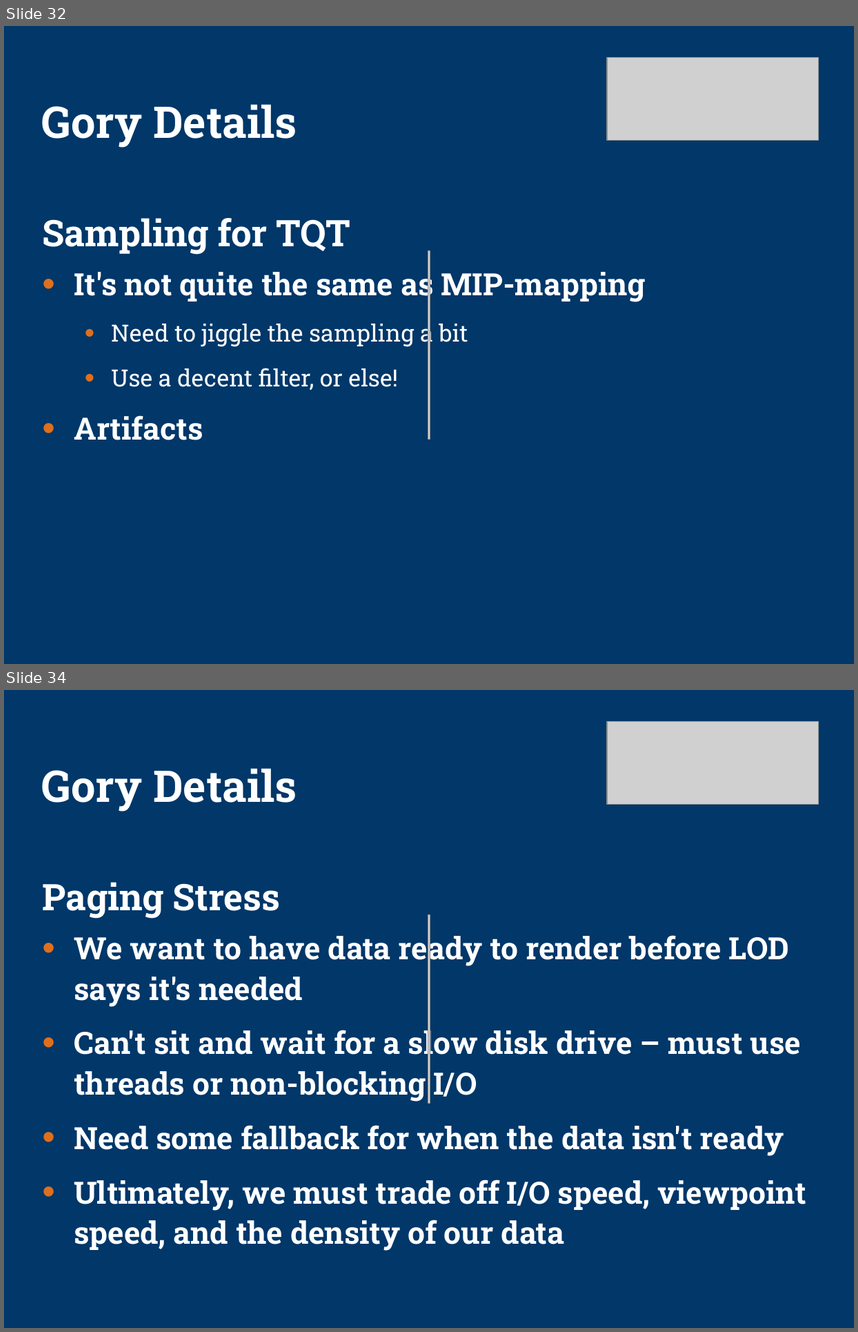
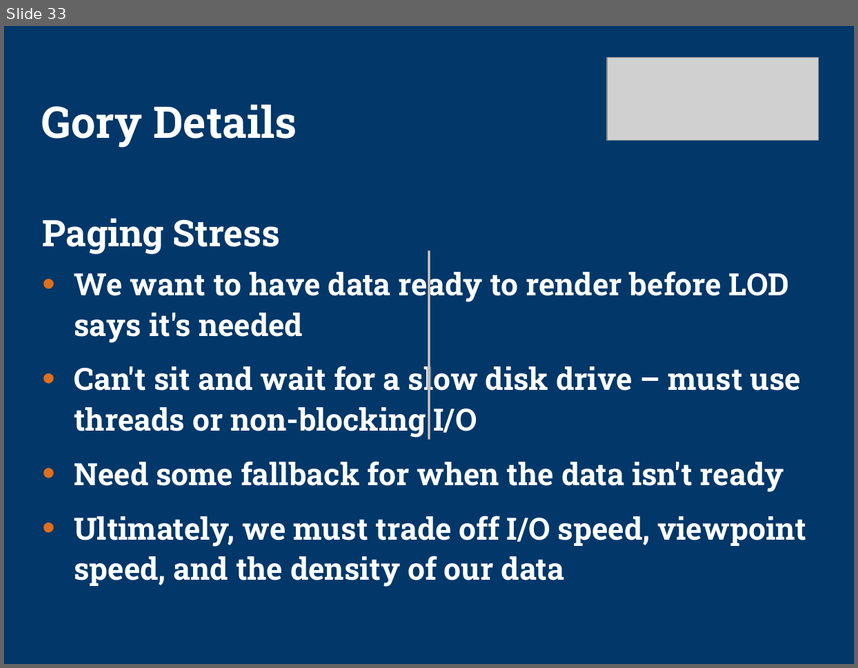
Before and after one commit to kphillisjr/tu-testbed, a slide deck: tu-testbed/docs/sig-preso2.ppt. Shown one above the other, each under a label of ours: slides 32 and 34 before the commit, slide 33 after it; the slides between them are not shown. The pictures are 858x1332 and 858x668 pixels, drawn with LibreOffice and Linux fonts; fonts in the diff are those of the drawing; grey boxes stand for pictures; background and template pictures are left out. Boxes give left, top, right and bottom in pixels: in the first picture for what was removed or moved away, otherwise in the second. Text is boxed around its words. In the diff, an @@ line names an element or a change of style, - is before the commit and + after.

Commit message:
Edited slides.
Modified .chu format so that chunk headers are all at the start of the file -- this makes startup of big datasets much much quicker (since only the first few megs of the file need to be read)

```diff
--- a/tu-testbed/docs/sig-preso2.ppt
+++ b/tu-testbed/docs/sig-preso2.ppt
@@ slide 32 removed at <box>4,26,854,664</box>, background picture (left out) @@
@@ picture removed at <box>606,58,818,140</box> @@
@@ title removed at <box>42,104,297,147</box> @@
-Gory Details
@@ text removed at <box>42,218,646,440</box> @@
-Sampling for TQT
-• It's not quite the same as MIP-mapping
-  • Need to jiggle the sampling a bit
-  • Use a decent filter, or else!
-• Artifacts
@@ picture removed at <box>428,250,430,439</box> @@
@@ what was slide 34 is now slide 33 @@
```
Also in this commit, not shown: 12 slides changed, 6 other files.
